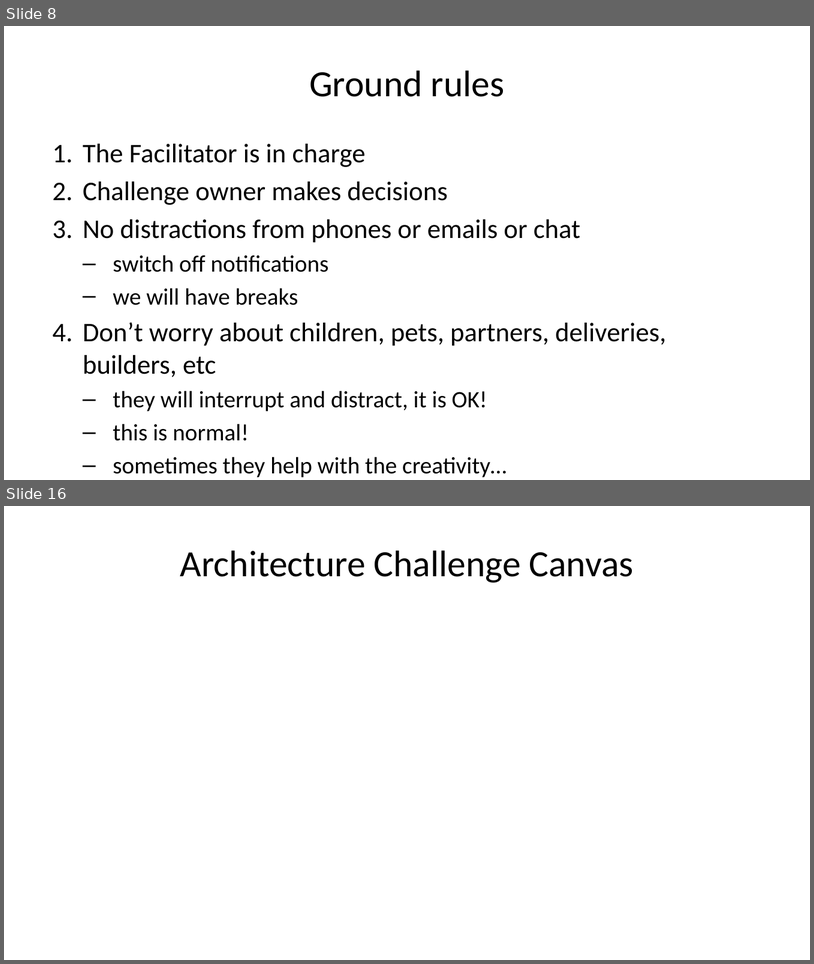
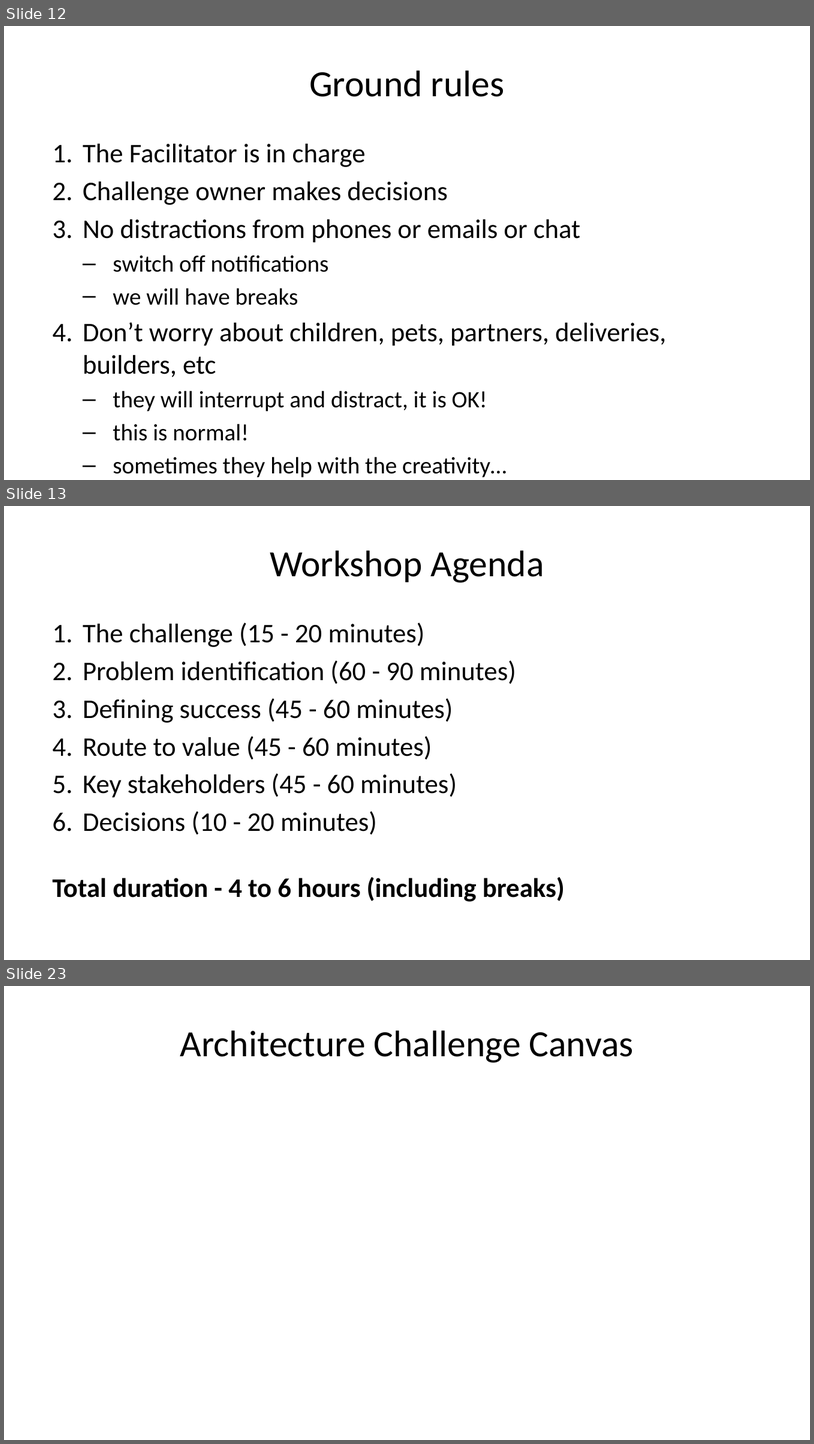
Before and after one commit to Open-Archypelago/Archypelago, a slide deck: building-blocks/problem-statement/Architecture-Challenge.pptx. Shown one above the other, each under a label of ours: slides 8 and 16 before the commit, slides 12, 13 and 23 after it; the slides between them are not shown. The pictures are 814x964 and 814x1444 pixels, drawn with LibreOffice and Linux fonts; fonts in the diff are those of the drawing. Boxes give left, top, right and bottom in pixels: in the first picture for what was removed or moved away, otherwise in the second. Text is boxed around its words. In the diff, an @@ line names an element or a change of style, - is before the commit and + after.

```diff
--- a/building-blocks/problem-statement/Architecture-Challenge.pptx
+++ b/building-blocks/problem-statement/Architecture-Challenge.pptx
@@ slide 13 added at [4, 506, 810, 960], background #FFFFFF @@
@@ title added at [270, 550, 545, 583], 33 pt, text #000000 @@
+Workshop Agenda
@@ text added at [53, 622, 565, 901], 24 pt, text #000000 @@
+1. The challenge (15 - 20 minutes)
+2. Problem identification (60 - 90 minutes)
+3. Defining success (45 - 60 minutes)
+4. Route to value (45 - 60 minutes)
+5. Key stakeholders (45 - 60 minutes)
+6. Decisions (10 - 20 minutes)
+Total duration - 4 to 6 hours (including breaks)
@@ what was slide 8 is now slide 12 @@
@@ what was slide 16 is now slide 23 @@
```
Also in this commit, not shown: 9 slides changed, 7 other slides added, 1 slide removed, 5 other files.
